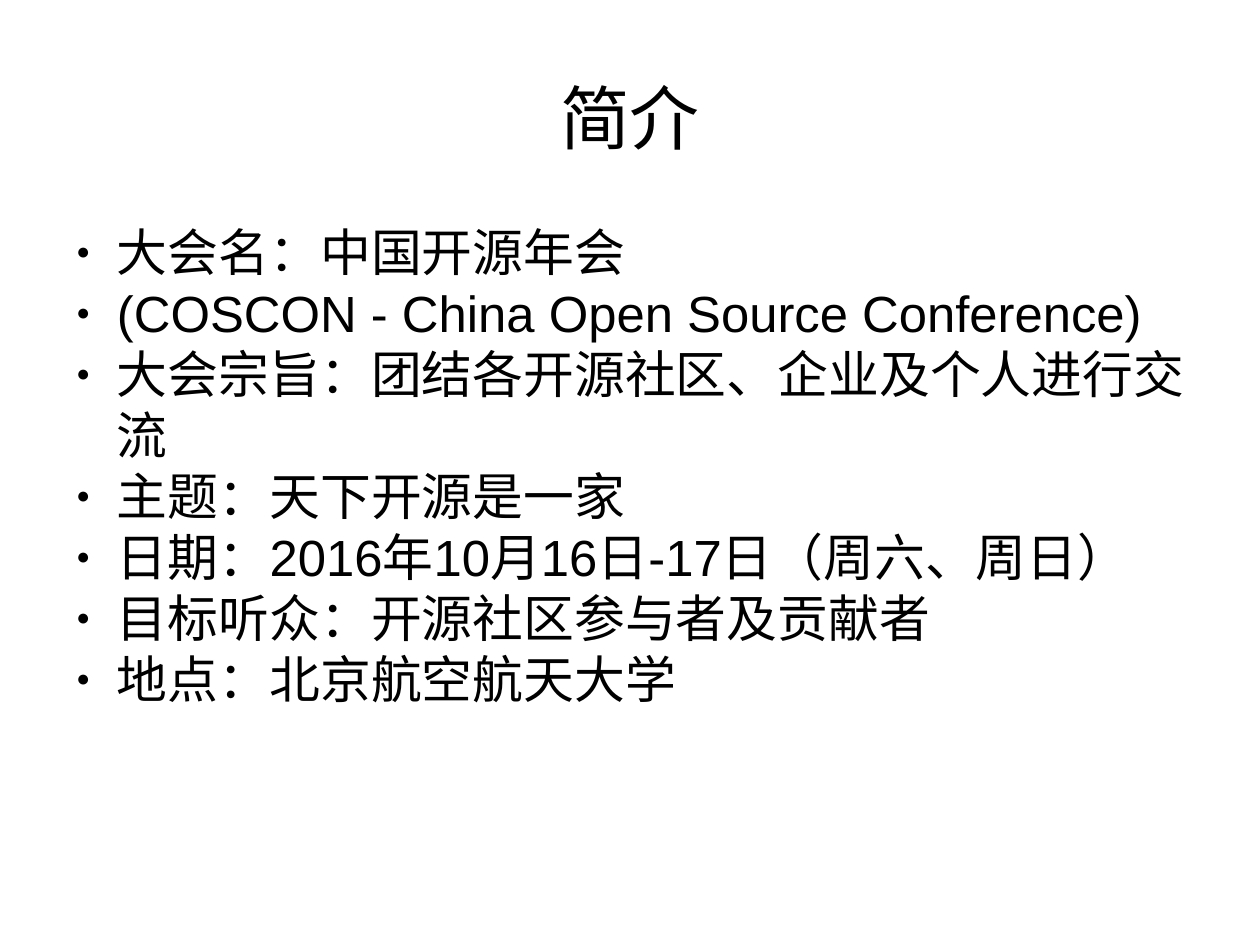
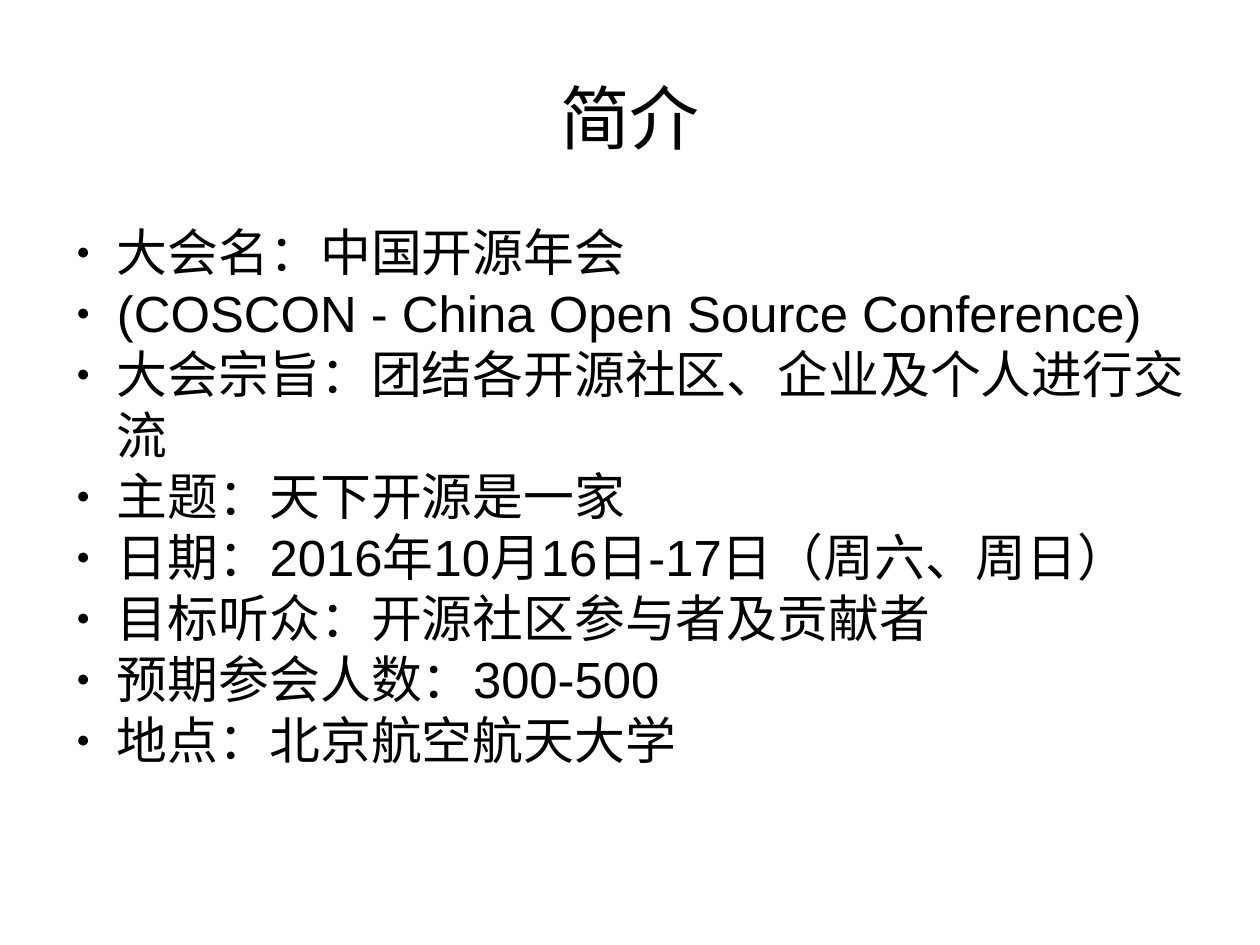
Before and after one commit to binli/coscon, a slide deck: slide 2 of 2016/coscon_proposal_2016.pptx. Drawn at 1260x945 pixels with LibreOffice and Linux fonts; fonts in the diff are those of the drawing; background and template pictures are left out. Boxes give left, top, right and bottom in pixels: in the first picture for what was removed or moved away, otherwise in the second. Text is boxed around its words. In the diff, an @@ line names an element or a change of style, - is before the commit and + after.

Commit message:
添加预期参会人数

```diff
--- a/2016/coscon_proposal_2016.pptx
+++ b/2016/coscon_proposal_2016.pptx
@@ text at [117, 655, 659, 702]: paragraph added @@
+● 预期参会人数：300-500
```
Also in this commit, not shown: 2 other slides changed, 1 other file.
